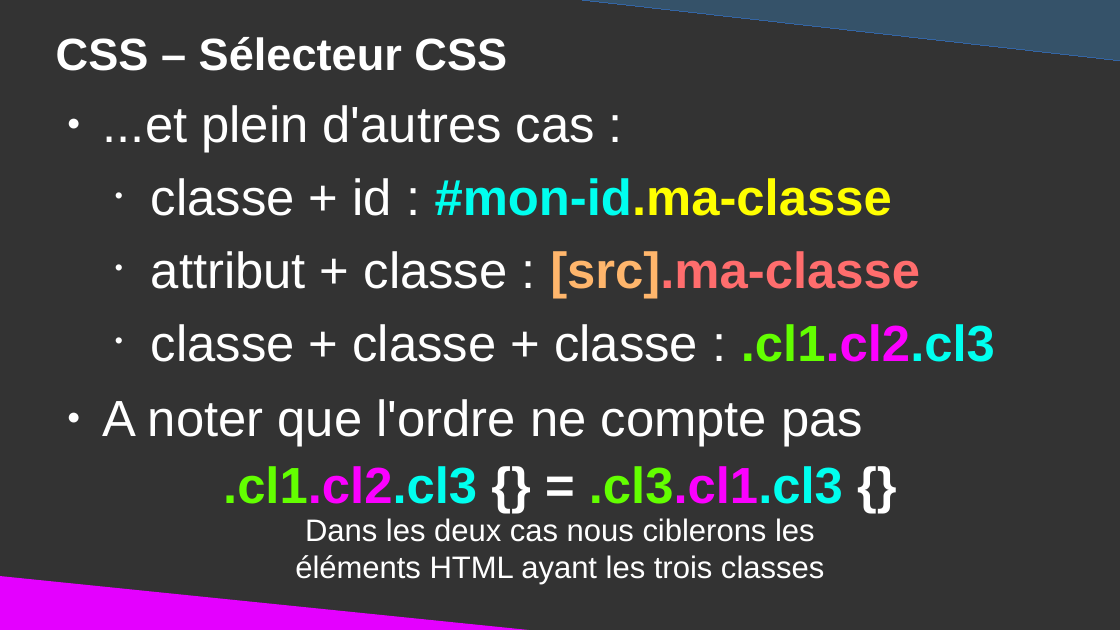
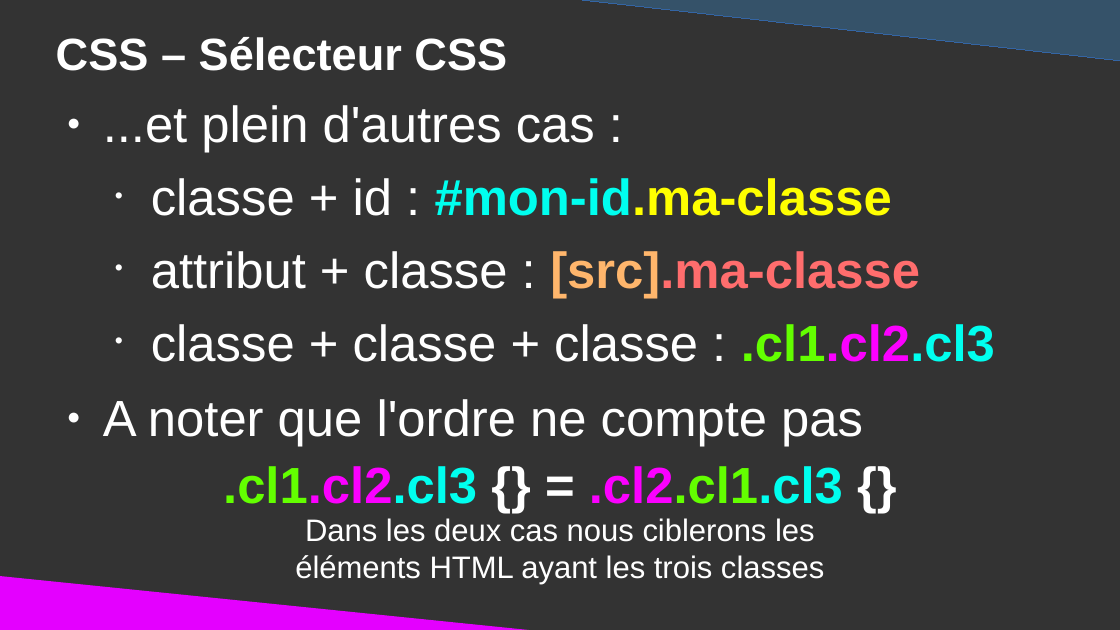
Before and after one commit to DanYellow/cours, a slide deck: slide 48 of integration-web-s1/travaux-pratiques/numero-3/presentation.odp. Drawn at 1120x630 pixels with LibreOffice and Linux fonts; fonts in the diff are those of the drawing. Boxes give left, top, right and bottom in pixels: in the first picture for what was removed or moved away, otherwise in the second. Text is boxed around its words. In the diff, an @@ line names an element or a change of style, - is before the commit and + after.

```diff
--- a/integration-web-s1/travaux-pratiques/numero-3/presentation.odp
+++ b/integration-web-s1/travaux-pratiques/numero-3/presentation.odp
@@ text at bbox=[223, 466, 843, 504]: text changed @@
-.cl1.cl2.cl3 {} = .cl3.cl1.cl3 {}
+.cl1.cl2.cl3 {} = .cl2.cl1.cl3 {}
```
Also in this commit, not shown: 3 other slides changed, 4 other files.
